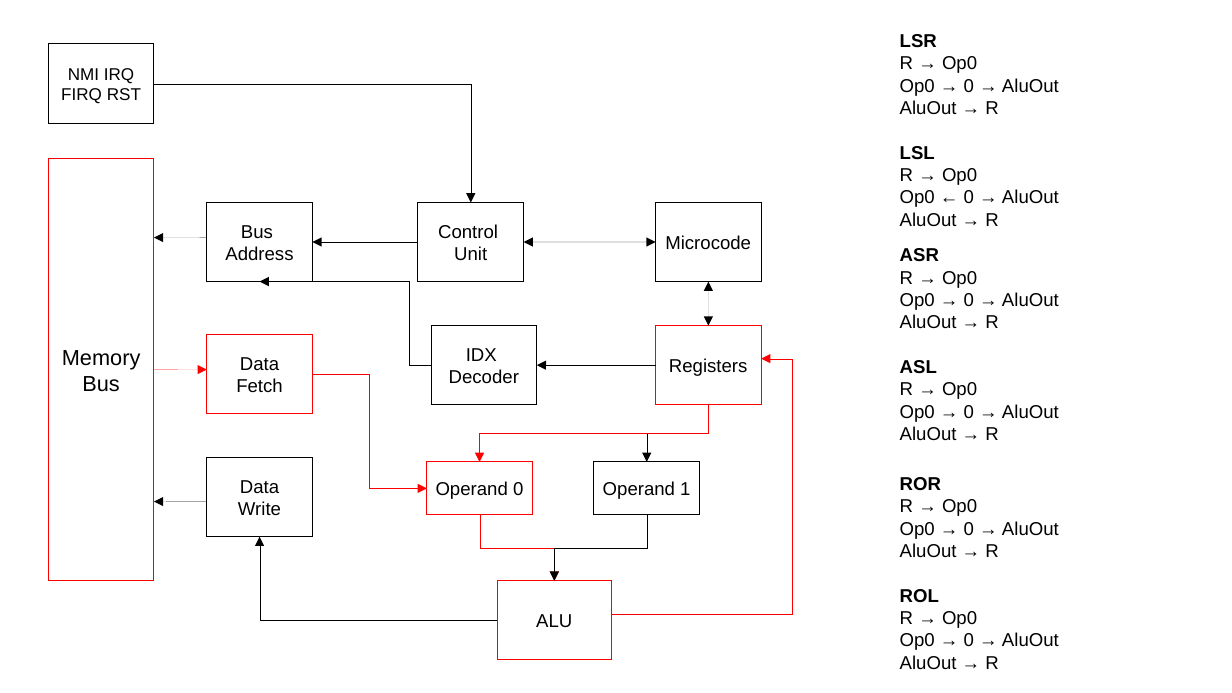
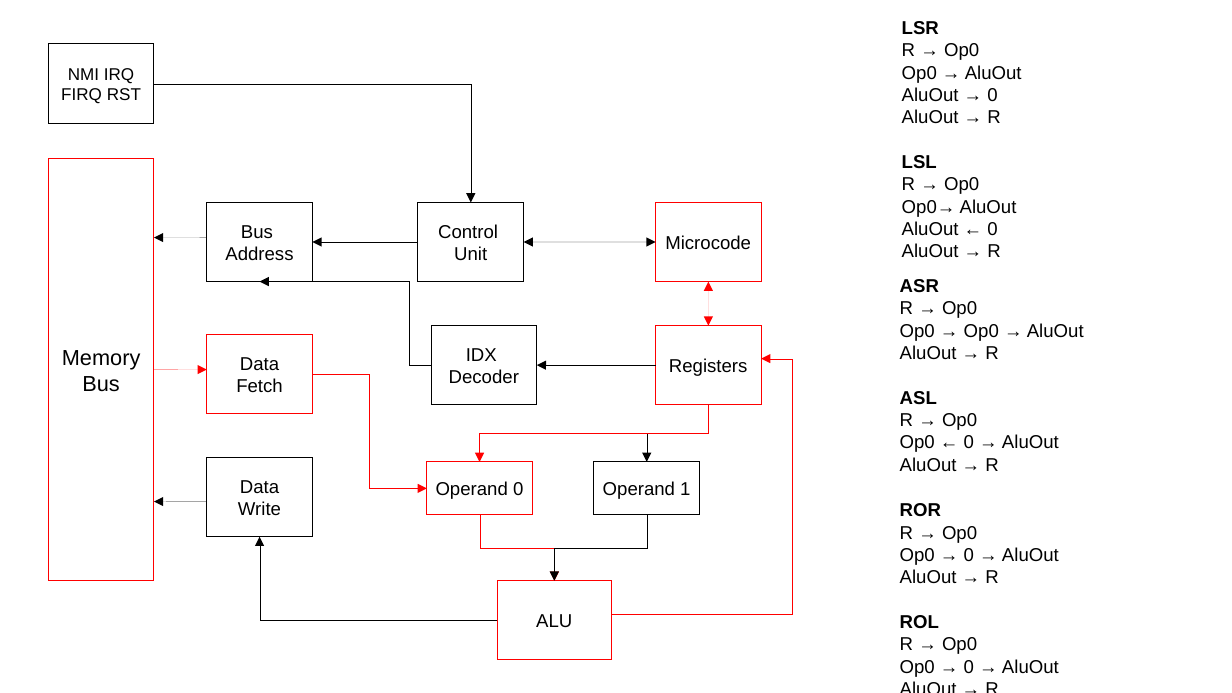
Before and after one commit to JTFPGA/jtkcpu, a slide deck: slide 12 of doc/microcode grafic.odp. Drawn at 1232x693 pixels with LibreOffice and Linux fonts; fonts in the diff are those of the drawing. Boxes give left, top, right and bottom in pixels: in the first picture for what was removed or moved away, otherwise in the second. Text is boxed around its words. In the diff, an @@ line names an element or a change of style, - is before the commit and + after.

Commit message:
mod microcode, wip

```diff
--- a/doc/microcode grafic.odp
+++ b/doc/microcode grafic.odp
@@ text "LSR": place and size @@
-text "LSR" at [900, 34, 1059, 226]
+text "LSR" at [902, 21, 1022, 257]
@@ text at [902, 65, 1022, 102]: text changed @@
-Op0 → 0 → AluOut
+Op0 → AluOut
+AluOut → 0
@@ rectangle "Microcode" at [656, 202, 761, 282]: outline #000000 0 pt to #FF0000 0 pt @@
@@ text at [902, 199, 1017, 236]: text changed @@
-Op0 ← 0 → AluOut
+Op0→ AluOut
+AluOut ← 0
@@ text "ASR": place and size @@
-text "ASR" at [900, 248, 1059, 440]
+text "ASR" at [900, 279, 1084, 471]
@@ double arrow (709, 282) - (709, 325): stroke #000000 0 pt to #FF0000 0 pt @@
@@ text at [900, 323, 1084, 341]: text changed @@
-Op0 → 0 → AluOut
+Op0 → Op0 → AluOut
@@ text at [900, 434, 1059, 452]: text changed @@
-Op0 → 0 → AluOut
+Op0 ← 0 → AluOut
@@ text "ROR" rewrapped from [900, 477, 1059, 669] to [900, 503, 1059, 677] @@
```
Also in this commit, not shown: 1 other slide changed.
